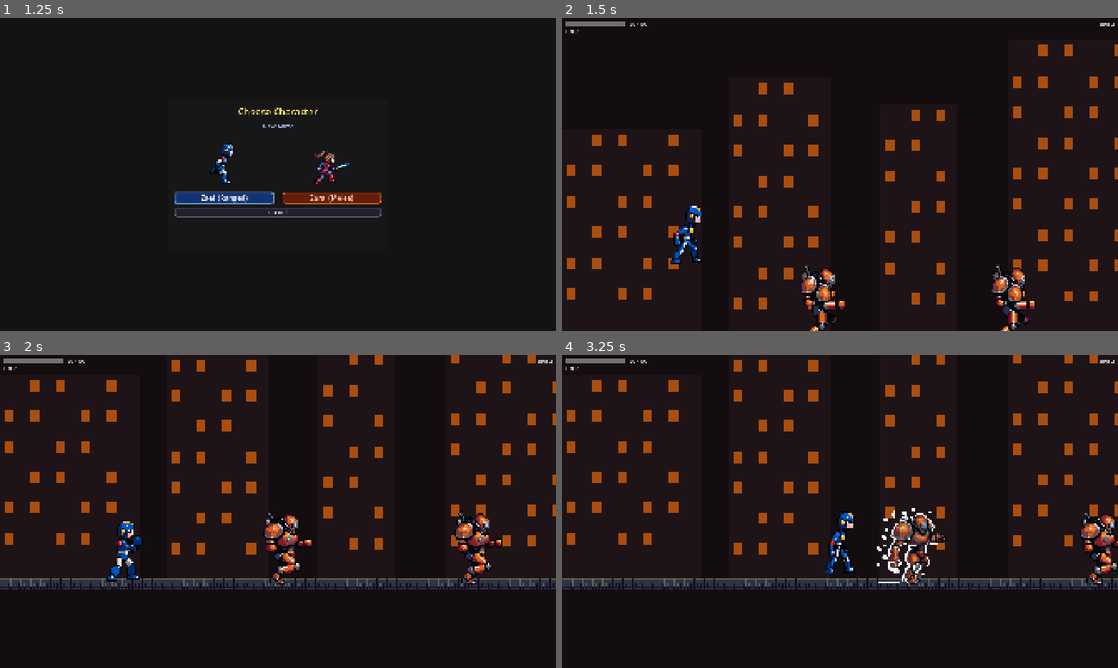
Above: before the commit, frames 1-4 (two rows, left to right).
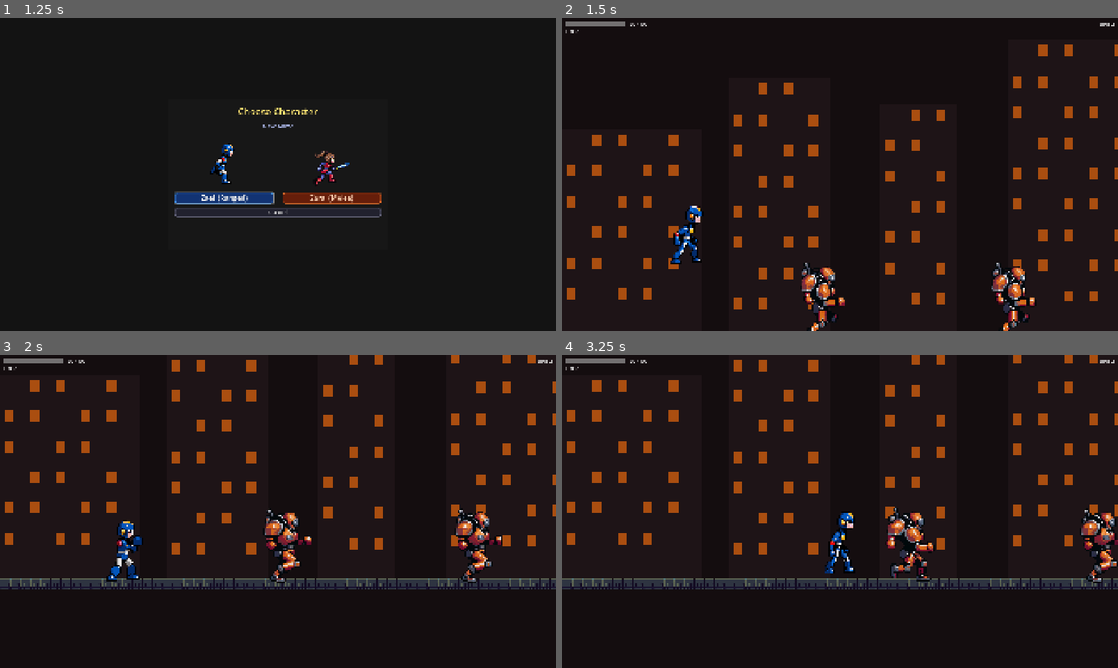
Above: after the commit, the same moments.

Repository: joaoramos00/NullvexGame
Game: Godot game, scene res://ui/title_screen.tscn
Same seed, same stepped clock (60 frames per second), same inputs: the game is played once before the commit and once after it.
Inputs (mouse positions are in pixels of both pictures, inside the frame that each line leads up to):
- Up to frame 1 (1.25 s): click "New Game" at 0.5 s
- Up to frame 2 (1.5 s): click "Zael (Ranged)" at 1.25 s
- Up to frame 3 (2 s): no input
- Up to frame 4 (3.25 s): move the mouse to (962, 495) at 2.02 s; hold Right (move_right) from 2.03 s (still down); tap Z (attack) at 2.1 s; click (962, 495) at 2.17 s; tap Space (jump) at 2.27, 3.02 s; move the mouse to (728, 527) at 2.77 s; tap X (dash) at 2.85 s

Frame 1 is identical in both runs. In frame 2, 1.4% of the frame differs, in the area x 42-86%, y 78-100%; in frame 3, 1.7%; in frame 4, 2.4%, in the area x 56-100%, y 48-74%.
Error in both runs: Invalid call. Nonexistent function 'is_action_just_pressed' in base 'InputEventMouseMotion'. (res://ui/pause_menu.gd:11)

Commit message:
fix: grunt sprite -20, hit animation 12fps
Co-Authored-By: Claude Sonnet 4.6 <noreply@anthropic.com>

Diff:
--- a/characters/enemies/enemy_base.gd
+++ b/characters/enemies/enemy_base.gd
@@ -8,6 +8,7 @@
 const PATROL_SPEED           := 80.0
 const INVINCIBILITY_DURATION := 0.3
 const ANIM_FPS               := 5.0
+const HIT_FPS                := 12.0
 const WALK_FRAMES            := 6
 const HIT_FRAMES             := 5
 
@@ -49,8 +50,9 @@
 	if is_on_wall():
 		_direction = -_direction
 	_anim_timer += delta
-	if _anim_timer >= 1.0 / ANIM_FPS:
-		_anim_timer -= 1.0 / ANIM_FPS
+	var _fps := HIT_FPS if _hit_playing else ANIM_FPS
+	if _anim_timer >= 1.0 / _fps:
+		_anim_timer -= 1.0 / _fps
 		if _hit_playing:
 			_anim_frame += 1
 			if _anim_frame >= HIT_FRAMES:
--- a/characters/enemies/enemy_base.tscn
+++ b/characters/enemies/enemy_base.tscn
@@ -16,7 +16,7 @@
 shape = SubResource("CapsuleShape2D_1")
 
 [node name="Sprite2D" type="Sprite2D" parent="."]
-position = Vector2(0, -16)
+position = Vector2(0, -20)
 texture = ExtResource("2_tex")
 hframes = 6
 vframes = 1
